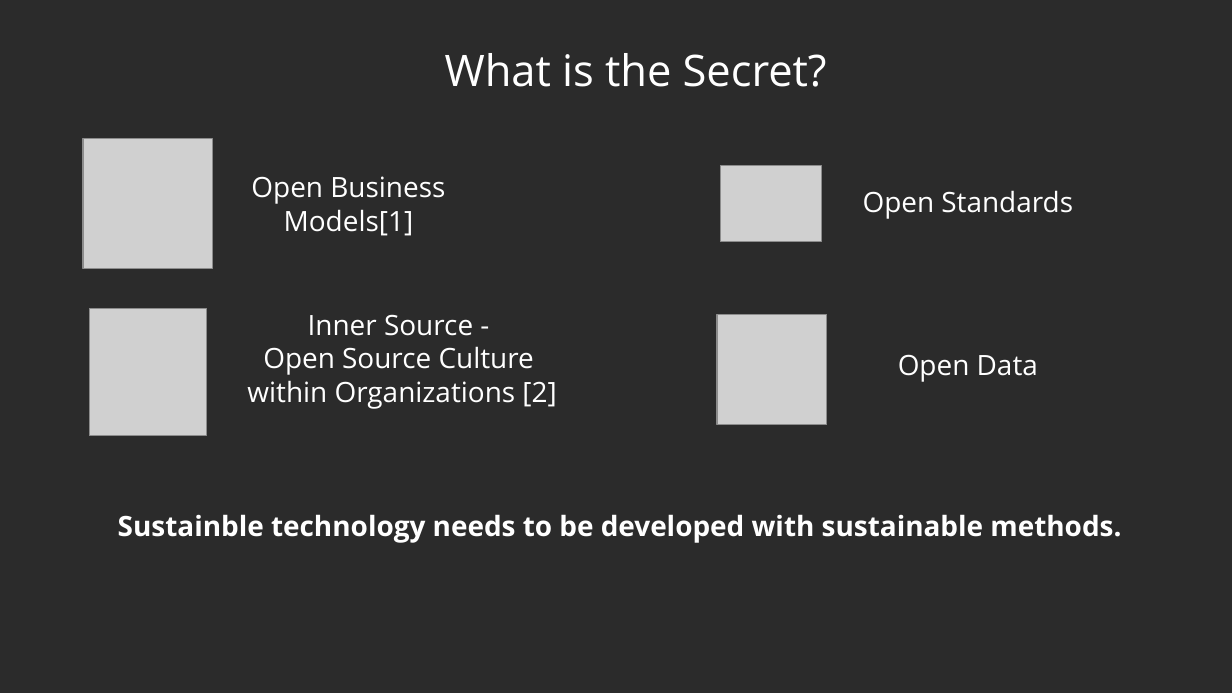
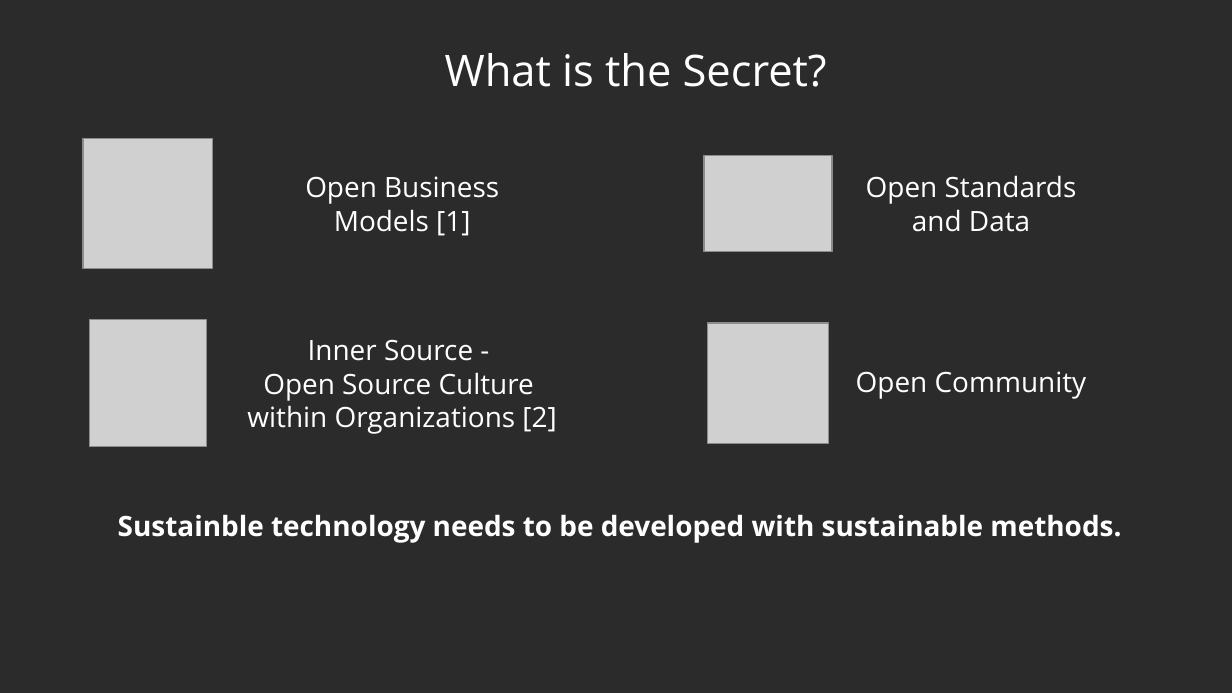
Before and after one commit to protontypes/documents, a slide deck: slide 5 of slides/2020-11-05_protontypes_GeneralSlides_R04.odp. Drawn at 1232x693 pixels with LibreOffice and Linux fonts; fonts in the diff are those of the drawing; grey boxes stand for pictures; background and template pictures are left out; a plain dark background stands for a picture behind light text. Boxes give left, top, right and bottom in pixels: in the first picture for what was removed or moved away, otherwise in the second. Text is boxed around its words. In the diff, an @@ line names an element or a change of style, - is before the commit and + after.

Commit message:
new slides and PDF

```diff
--- a/slides/2020-11-05_protontypes_GeneralSlides_R04.odp
+++ b/slides/2020-11-05_protontypes_GeneralSlides_R04.odp
@@ text at [305,176,499,236]: spaces changed @@
-Open Business Models[1]
+Open Business Models [1]
@@ picture: place and size @@
-picture at [721,165,822,241]
+picture at [704,155,833,252]
@@ vertical alignment top to middle in 3 elements at [247,339,556,434], [305,176,499,236], [866,175,1077,232] @@
@@ text at [866,175,1077,232]: text changed @@
-Open Standards
+Open Standards and Data
@@ picture: place and size @@
-picture at [89,309,207,436]
+picture at [89,320,207,447]
@@ picture: place and size @@
-picture at [718,315,827,425]
+picture at [708,323,828,444]
@@ text at [856,371,1087,399]: text changed @@
-Open Data
+Open Community
```
Also in this commit, not shown: 5 other slides changed, 3 other files.
